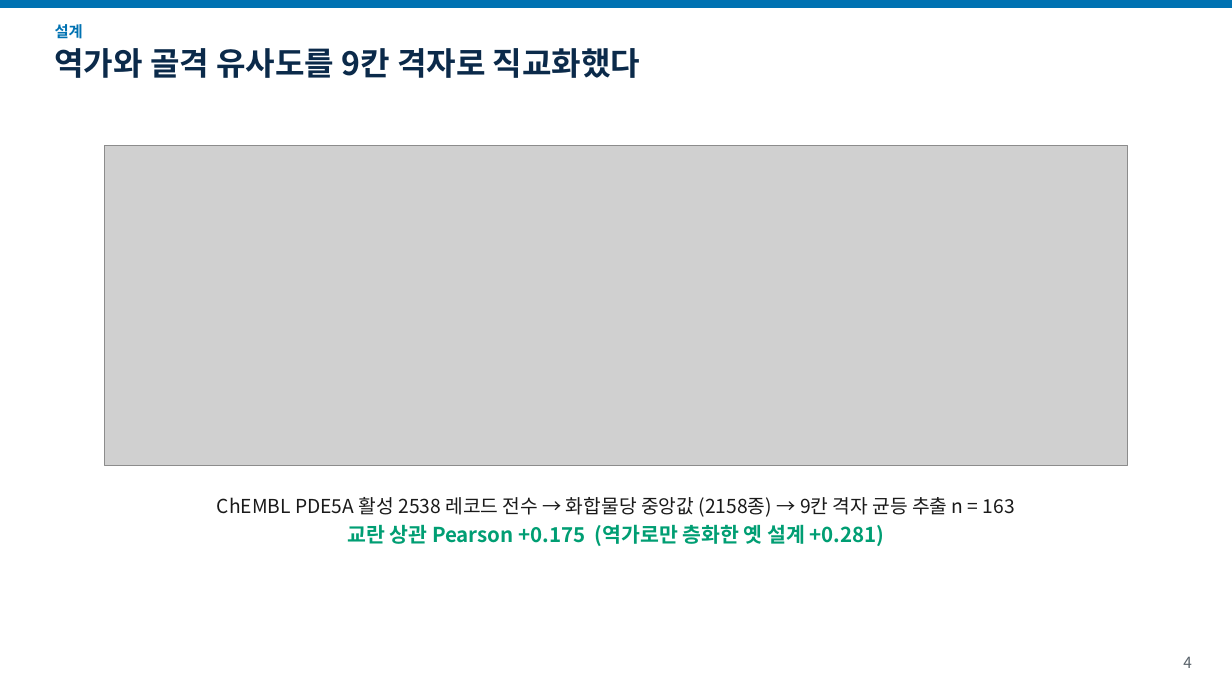
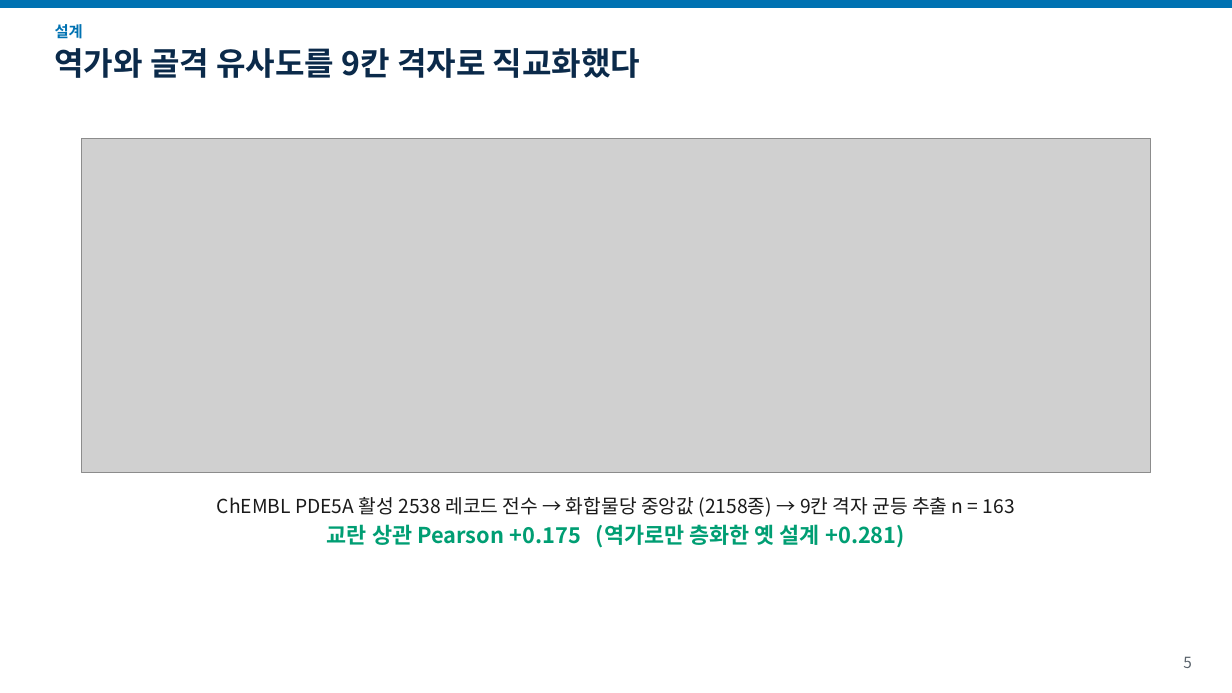
Before and after one commit to fourmodern/2026_aidrugdiscovery, a slide deck: slide 5 of Day06_LLM_Agent/pde5_harness/sample_run/report/docs/talk_16x9.pptx (slide 4 before the commit). Drawn at 1232x693 pixels with LibreOffice and Linux fonts; fonts in the diff are those of the drawing; grey boxes stand for pictures. Boxes give left, top, right and bottom in pixels: in the first picture for what was removed or moved away, otherwise in the second. Text is boxed around its words. In the diff, an @@ line names an element or a change of style, - is before the commit and + after.

```diff
--- a/Day06_LLM_Agent/pde5_harness/sample_run/report/docs/talk_16x9.pptx
+++ b/Day06_LLM_Agent/pde5_harness/sample_run/report/docs/talk_16x9.pptx
@@ picture: place and size @@
-picture at (104, 145, 1128, 465)
+picture at (81, 139, 1152, 473)
@@ text at (327, 524, 905, 548): size 16 to 17 pt in "교란 상관 Pearson +0.175 (역가로만 층화한 옛 ..." @@
@@ text at (1183, 656, 1192, 668): text changed @@
-4
+5
```
Also in this commit, not shown: 7 other slides changed, 4 slides added, 4 slides removed, 25 other files.
